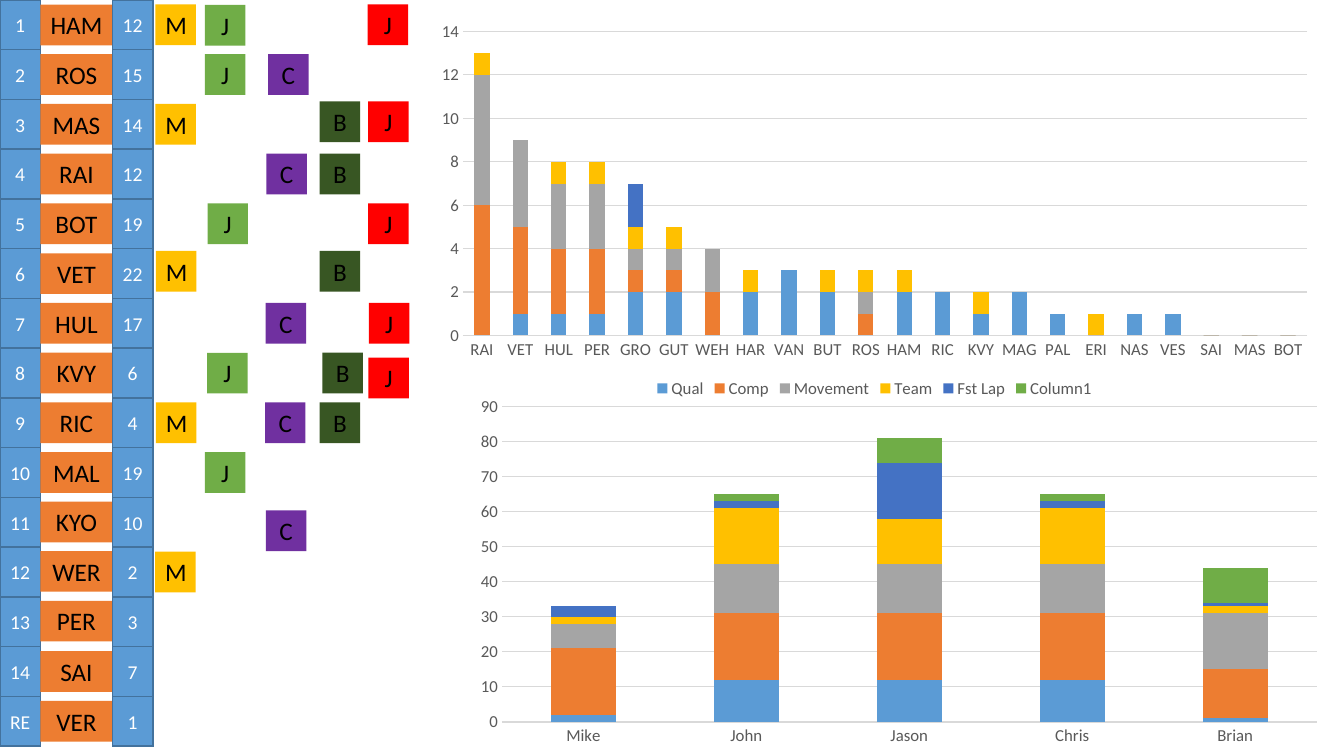
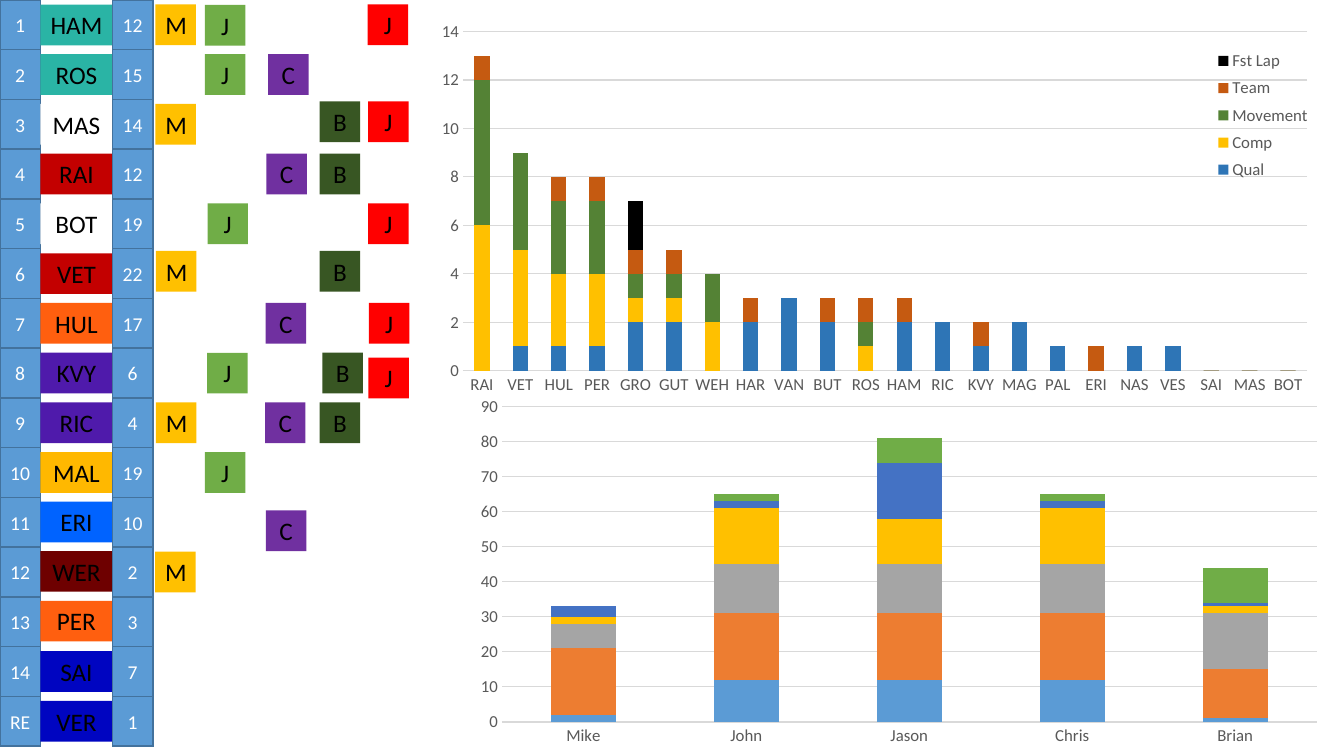
Before and after one commit to jankcious/fantasy-formula-one, a slide deck: slide 1 of dashboard ideas1.pptx. Drawn at 1344x756 pixels with LibreOffice and Linux fonts; fonts in the diff are those of the drawing. Boxes give left, top, right and bottom in pixels: in the first picture for what was removed or moved away, otherwise in the second. Text is boxed around its words. In the diff, an @@ line names an element or a change of style, - is before the commit and + after.

```diff
--- a/dashboard ideas1.pptx
+++ b/dashboard ideas1.pptx
@@ rectangle "HAM" at (40,5,113,45): fill #ED7D31 to #2AB4A5 @@
@@ column stacked chart at (423,14,1325,402) @@
@@ colour of Qual #5B9BD5 to #2E75B6 @@
@@ colour of Comp #ED7D31 to #FFC000 @@
@@ colour of Movement #A5A5A5 to #548235 @@
@@ colour of Team #FFC000 to #C55A11 @@
@@ colour of Fst Lap #4472C4 to #000000 @@
-Column1: -, -, -, -, -, -, -, -, -, -, -, -, -, -, -, -, -, -, -, -, -, -
@@ legend changed @@
@@ rectangle "ROS" at (40,54,113,95): fill #ED7D31 to #2AB4A5 @@
@@ rectangle "MAS" at (40,104,113,144): fill #ED7D31 to #FFFFFF @@
@@ rectangle "RAI" at (40,154,113,195): fill #ED7D31 to #C30000 @@
@@ rectangle "BOT" at (40,204,113,244): fill #ED7D31 to #FFFFFF @@
@@ rectangle "VET" at (40,253,113,293): fill #ED7D31 to #C30000 @@
@@ rectangle "HUL" at (40,303,113,344): fill #ED7D31 to #FF5F0F @@
@@ rectangle "KVY" at (40,353,113,393): fill #ED7D31 to #4F1AAB @@
@@ rectangle "RIC" at (40,402,113,443): fill #ED7D31 to #4F1AAB @@
@@ rectangle "MAL" at (40,453,113,493): fill #ED7D31 to #FFB800 @@
@@ rectangle "ERI" at (40,502,113,542): fill #ED7D31 to #0063FF @@
@@ text in rectangle at (60,514,92,531): text changed @@
-KYO
+ERI
@@ rectangle "WER" at (40,552,113,592): fill #ED7D31 to #6E0000 @@
@@ rectangle "PER" at (40,601,113,641): fill #ED7D31 to #FF5F0F @@
@@ rectangle "SAI" at (40,651,113,692): fill #ED7D31 to #0005C1 @@
@@ rectangle "VER" at (40,701,113,741): fill #ED7D31 to #0005C1 @@
```
Also in this commit, not shown: 1 slide added.
